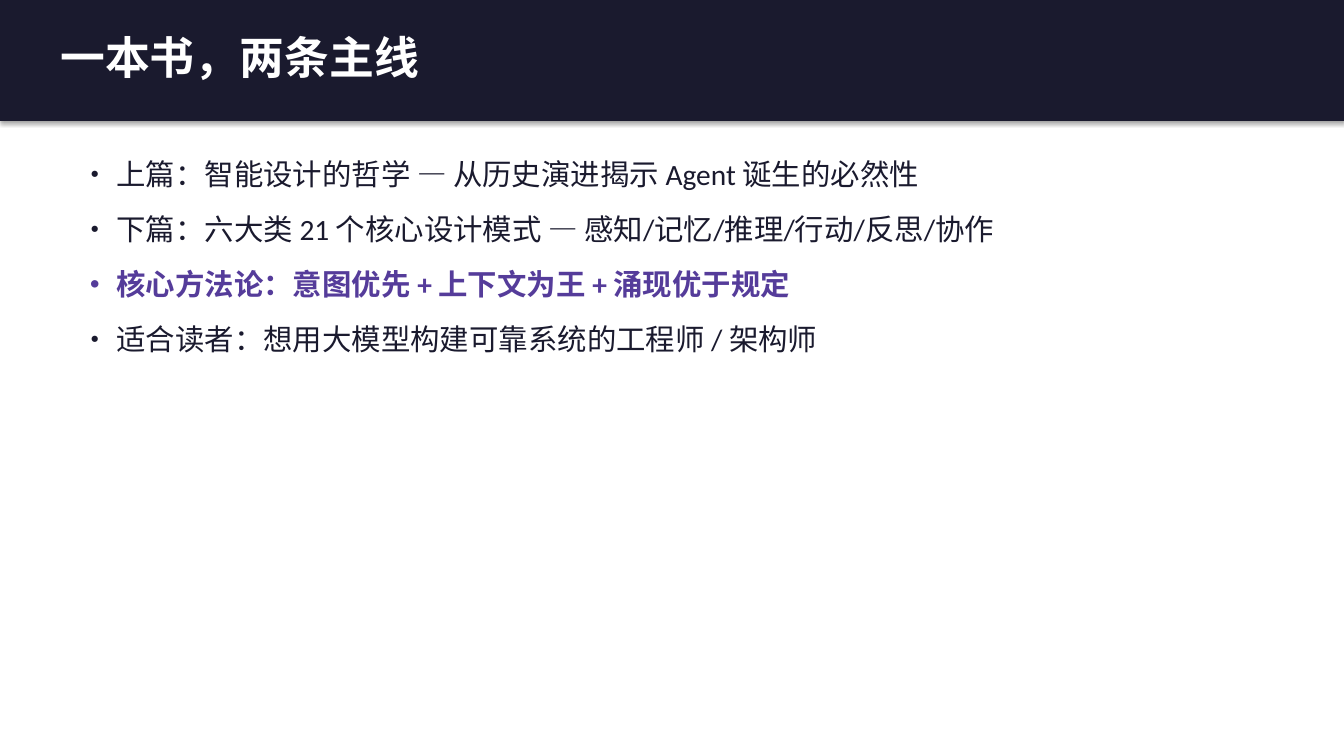
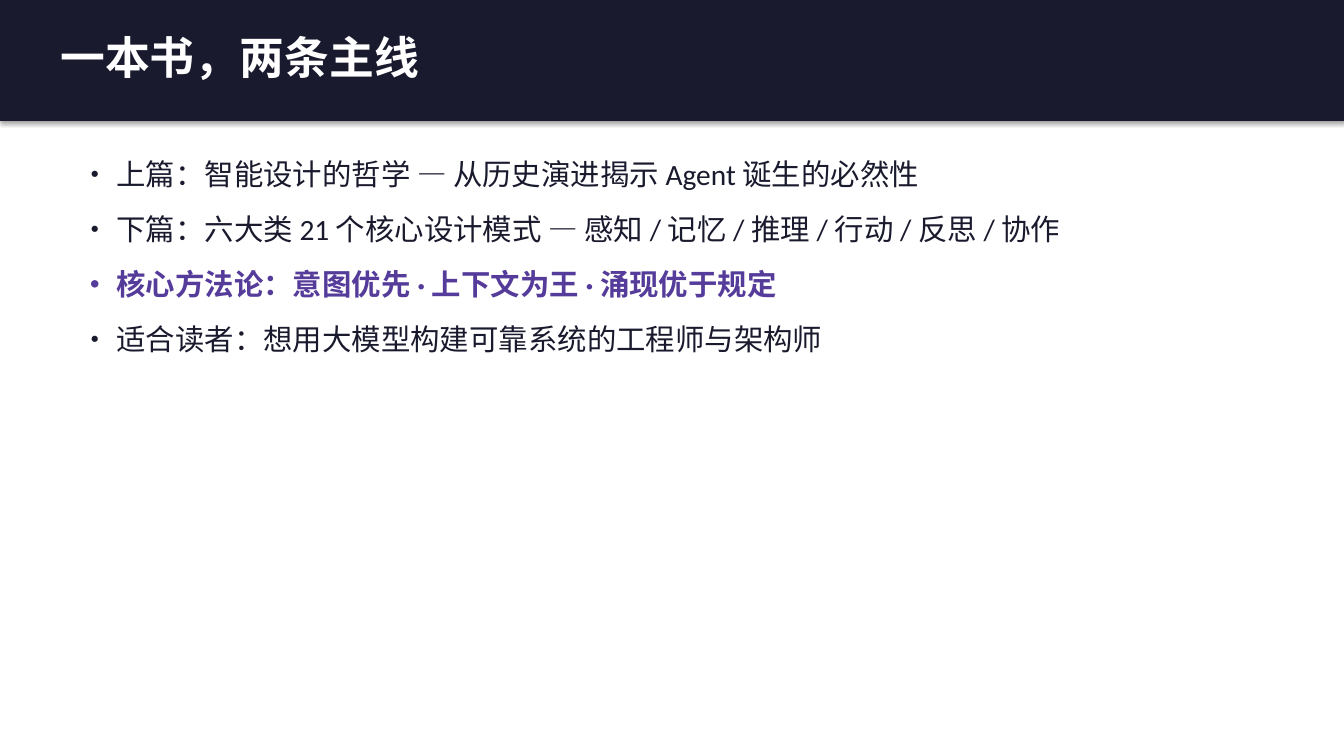
Before and after one commit to tanteng/blog, a slide deck: slide 3 of static/reports/agent-design-patterns-book-intro.pptx. Drawn at 1344x756 pixels with LibreOffice and Linux fonts; fonts in the diff are those of the drawing. Boxes give left, top, right and bottom in pixels: in the first picture for what was removed or moved away, otherwise in the second. Text is boxed around its words. In the diff, an @@ line names an element or a change of style, - is before the commit and + after.

Commit message:
rebuild: 扩展上篇内容，重点完善Twitter宕机→模式失效→四次变革→范式迁移，31页PPT

```diff
--- a/static/reports/agent-design-patterns-book-intro.pptx
+++ b/static/reports/agent-design-patterns-book-intro.pptx
@@ text at bbox=[116, 215, 1061, 353]: text changed @@
-• 下篇：六大类 21 个核心设计模式 — 感知/记忆/推理/行动/反思/协作
-• 核心方法论：意图优先 + 上下文为王 + 涌现优于规定
-• 适合读者：想用大模型构建可靠系统的工程师 / 架构师
+• 下篇：六大类 21 个核心设计模式 — 感知 / 记忆 / 推理 / 行动 / 反思 / 协作
+• 核心方法论：意图优先 · 上下文为王 · 涌现优于规定
+• 适合读者：想用大模型构建可靠系统的工程师与架构师
```
Also in this commit, not shown: 23 other slides changed, 7 slides added, 1 slide removed.
